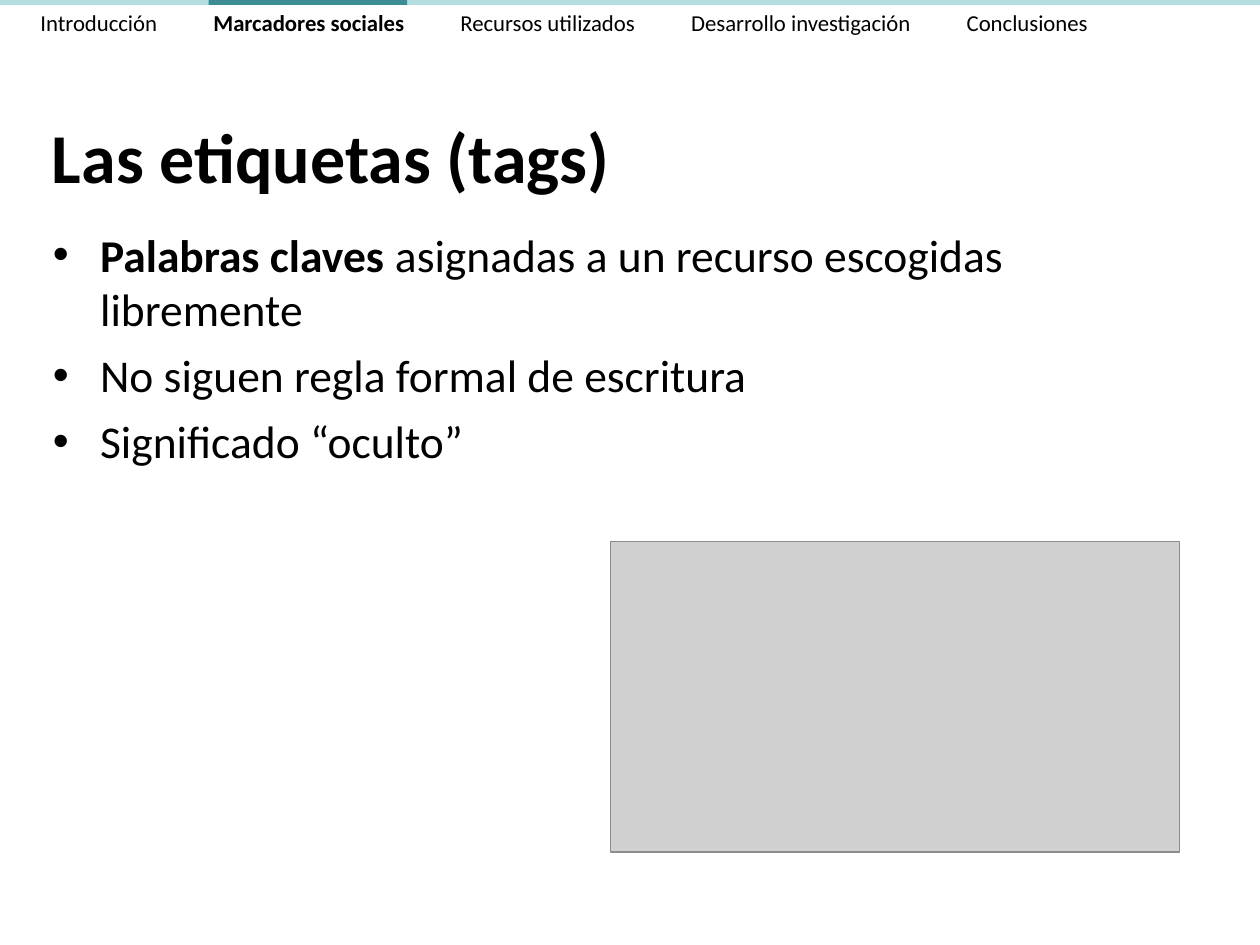
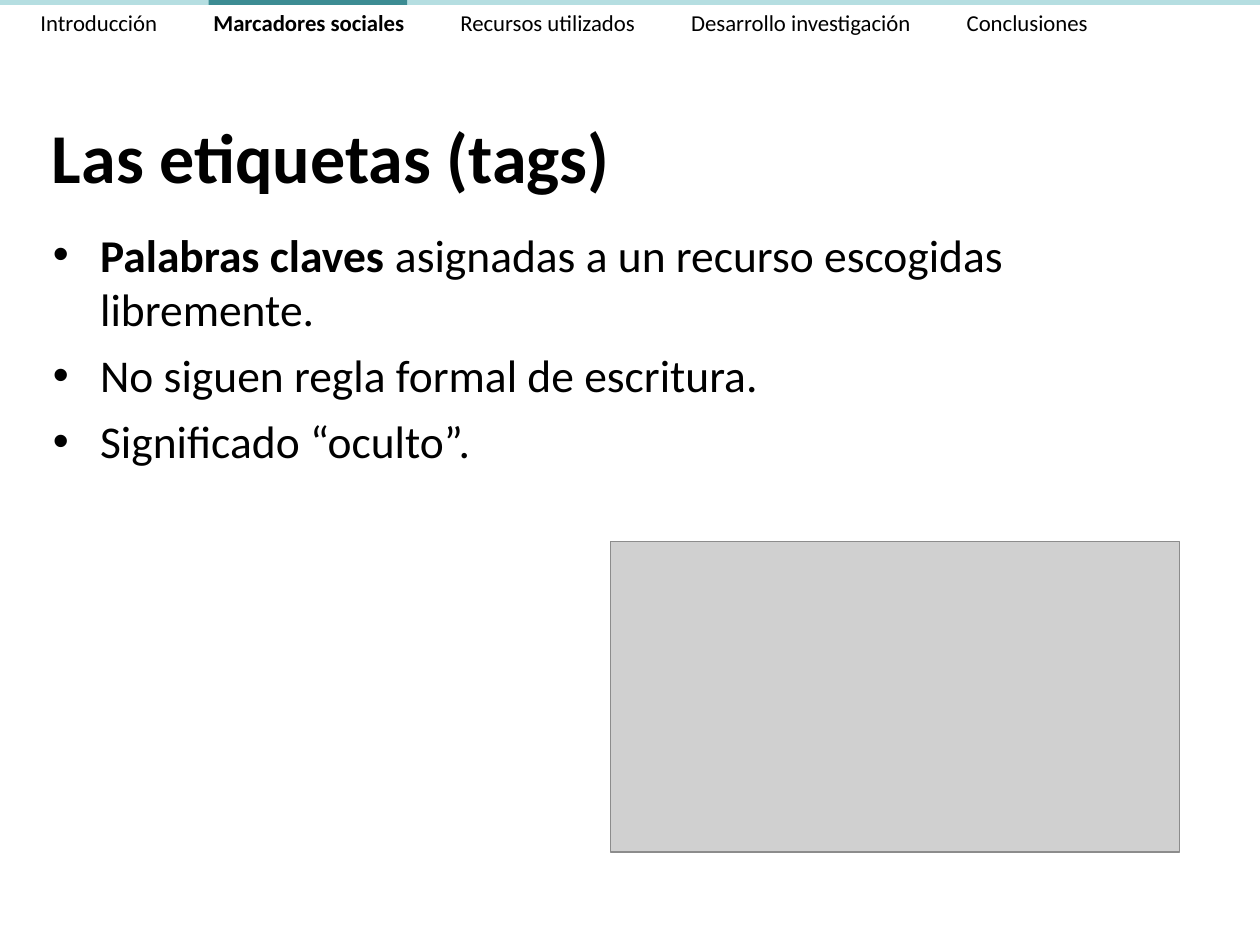
Before and after one commit to ak907kenai/nicotournetesis, a slide deck: slide 9 of docs_trunk/Presentación/Nicolás Tourné - Presentación Tesis (v2.3).ppt. Drawn at 1260x945 pixels with LibreOffice and Linux fonts; fonts in the diff are those of the drawing; grey boxes stand for pictures. Boxes give left, top, right and bottom in pixels: in the first picture for what was removed or moved away, otherwise in the second. Text is boxed around its words. In the diff, an @@ line names an element or a change of style, - is before the commit and + after.

```diff
--- a/docs_trunk/Presentación/Nicolás Tourné - Presentación Tesis (v2.3).ppt
+++ b/docs_trunk/Presentación/Nicolás Tourné - Presentación Tesis (v2.3).ppt
@@ text at [100, 240, 1003, 466]: text changed @@
-• Palabras claves asignadas a un recurso escogidas libremente
-• No siguen regla formal de escritura
-• Significado “oculto”
+• Palabras claves asignadas a un recurso escogidas libremente.
+• No siguen regla formal de escritura.
+• Significado “oculto”.
```
Also in this commit, not shown: 23 other slides changed, 11 slides removed, 1 other file.
